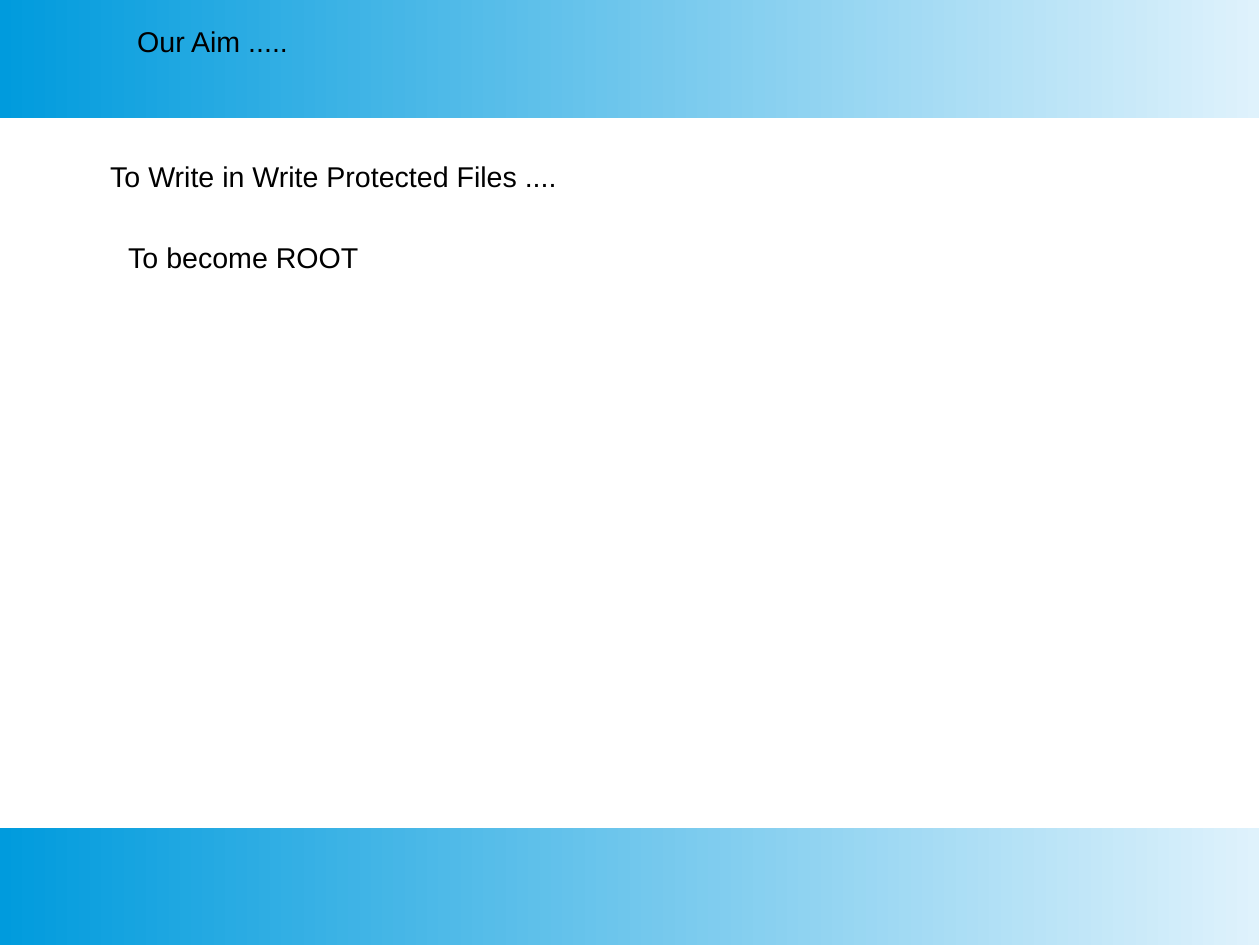
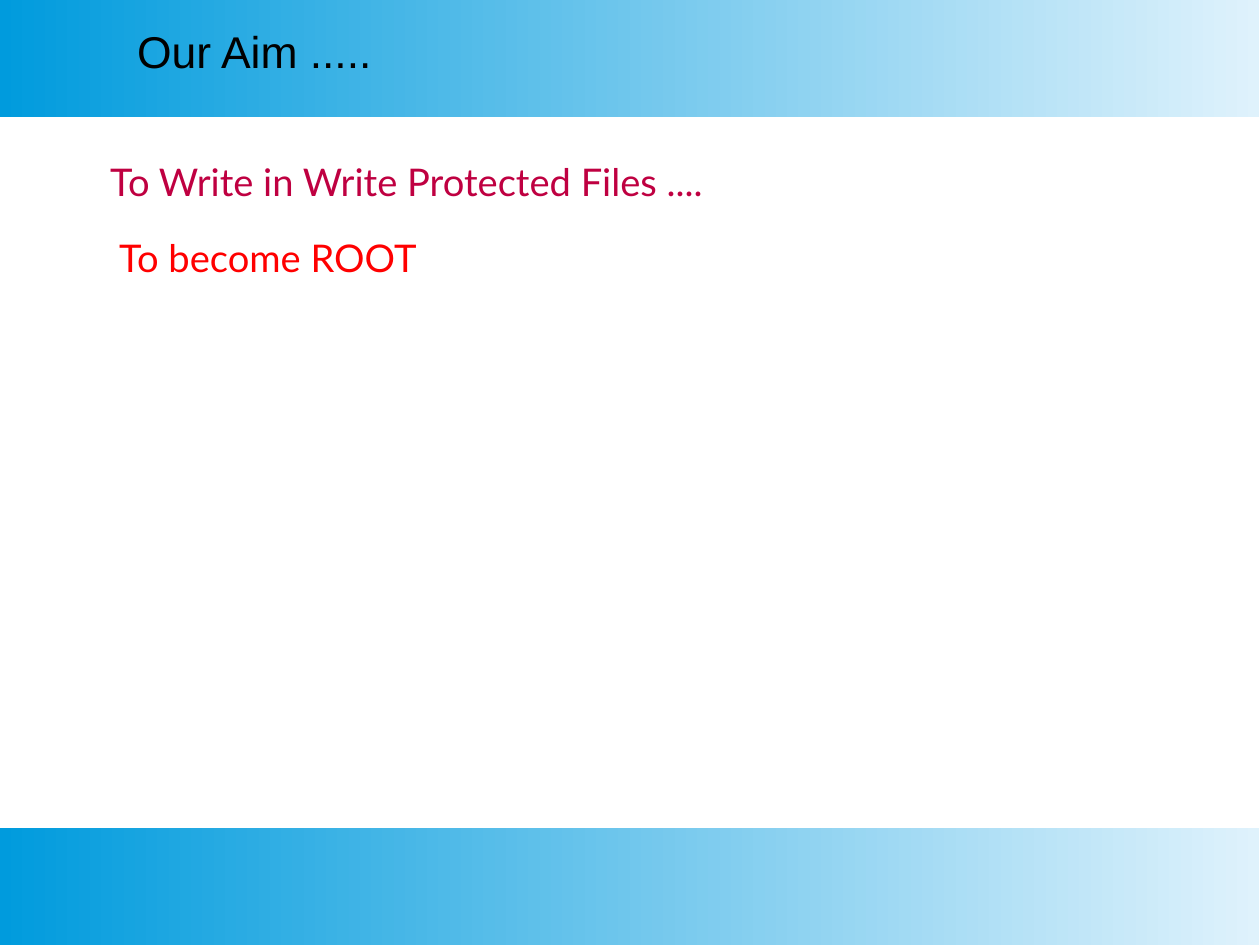
Before and after one commit to SubhajitCode/Seminar, a slide deck: slide 9 of Seminar 02/Seminar 2.pptx. Drawn at 1260x945 pixels with LibreOffice and Linux fonts; fonts in the diff are those of the drawing. Boxes give left, top, right and bottom in pixels: in the first picture for what was removed or moved away, otherwise in the second. Text is boxed around its words. In the diff, an @@ line names an element or a change of style, - is before the commit and + after.

```diff
--- a/Seminar 02/Seminar 2.pptx
+++ b/Seminar 02/Seminar 2.pptx
@@ text "Our Aim ....." at bbox=[137, 35, 298, 69]: size 18 to 28 pt @@
@@ text "To Write in Write Protected ..." at bbox=[110, 168, 657, 197]: size 18 to 24 pt, font Arial to Lato, text colour #000000 to #BF0041 @@
@@ text "To become ROOT": place and size @@
-text "To become ROOT" at bbox=[128, 247, 358, 269]
+text "To become ROOT" at bbox=[119, 244, 417, 273]
@@ text "To become ROOT" at bbox=[119, 244, 417, 273]: size 18 to 24 pt, font Arial to Lato, text colour #000000 to #FF0000; vertical alignment top to middle @@
```
Also in this commit, not shown: 6 other slides changed, 29 slides added, 17 slides removed, 24 other files.
